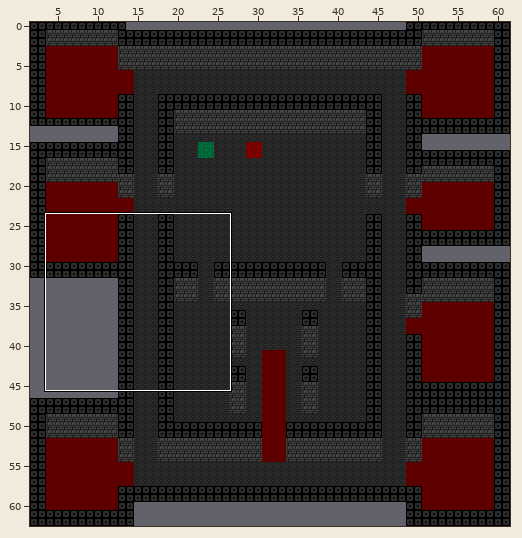
Tiled map -- dungeon-crawler/bin/Windows/x86/Debug/Content/maps/castle.tmx. Above: a wide view before the commit, with the close-up outlined.
Close-up. The starting point:
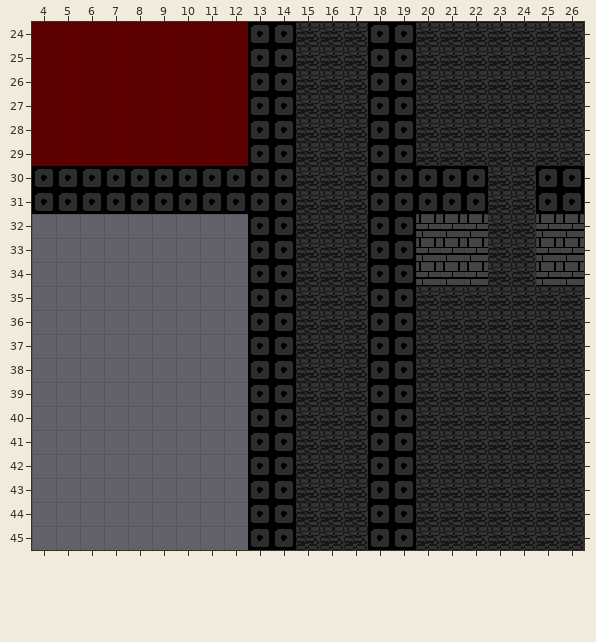
Cells are 16x16 px. Shown: x 4..26, y 24..45. The commit also changed other parts of the map, which this record leaves out.
After:
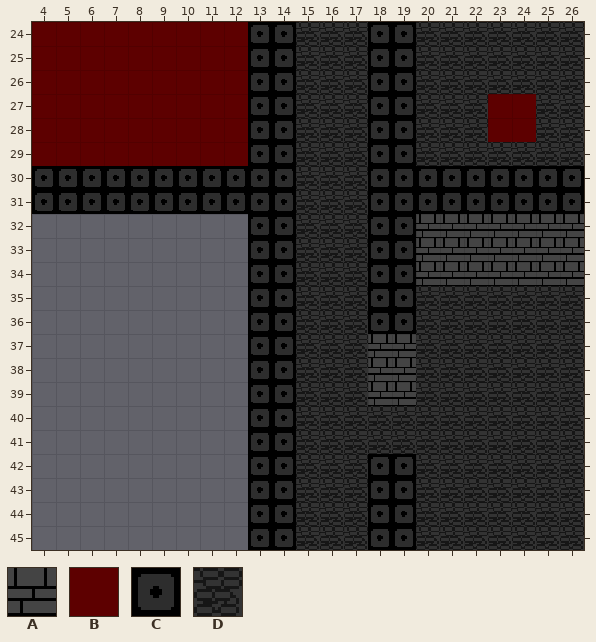
Key: from "castle": A 1, B 2, C 3, D 4.
_ is an empty cell.
Change:
Layer "Layer 1":
y 27..28: x 23..24 DD -> BB
y 40..41: x 18 _ -> D
Layer "Collision Layer":
y 30..31: x 23..24 __ -> CC
y 32..34: x 23..24 __ -> AA
y 37..39: x 18..19 CC -> AA
y 40..41: x 18..19 CC -> __
